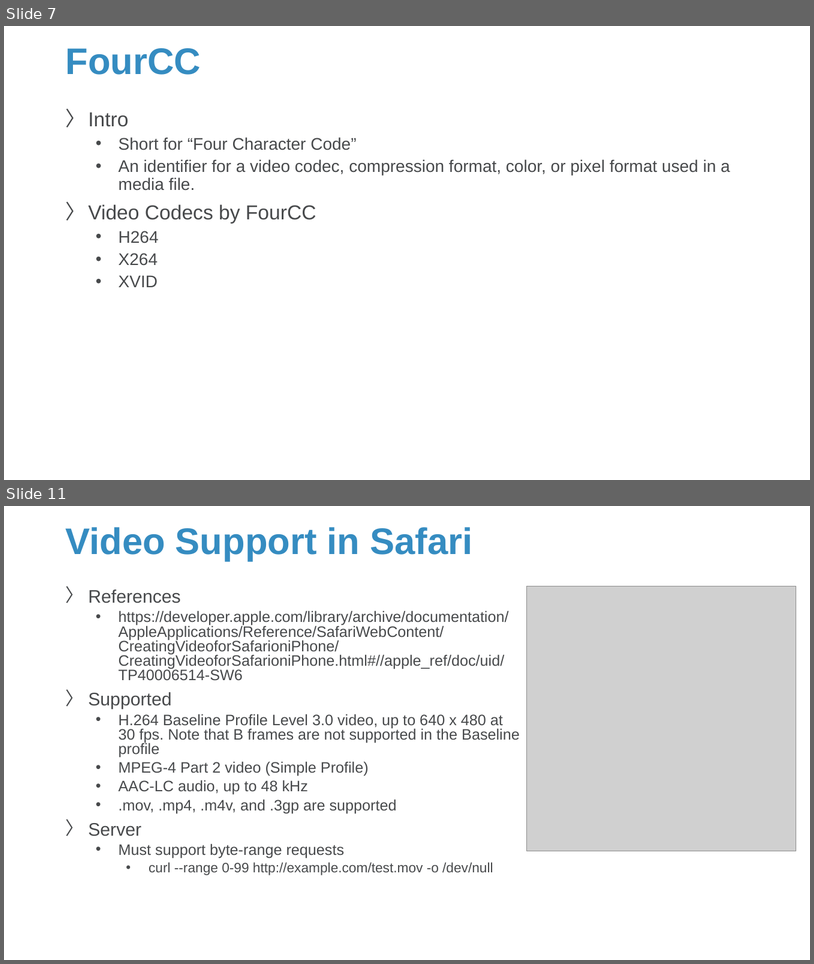
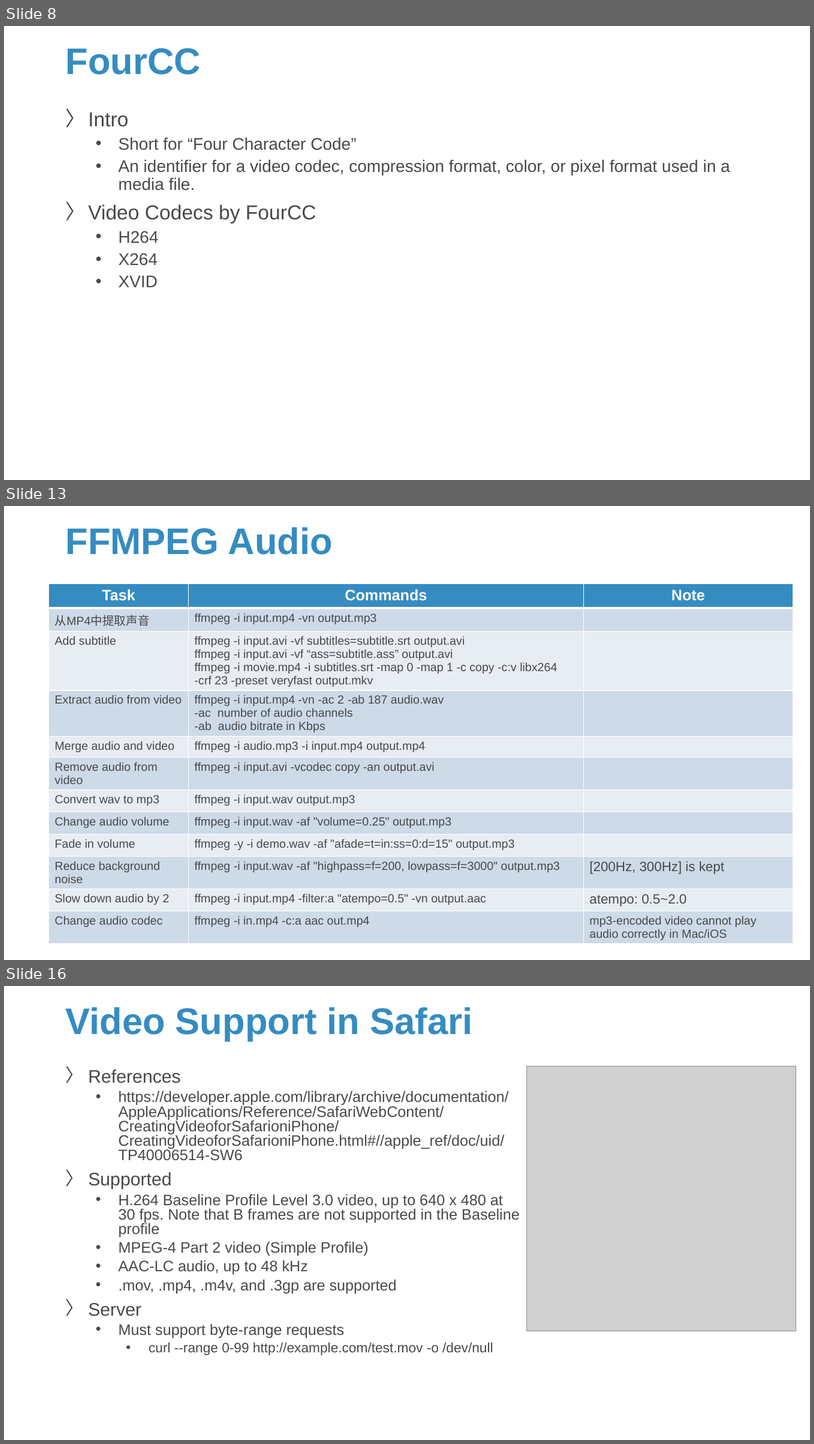
Before and after one commit to Sparks-Lu/TechNotes, a slide deck: Misc/Media-Notes.pptx. Shown one above the other, each under a label of ours: slides 7 and 11 before the commit, slides 8, 13 and 16 after it; the slides between them are not shown. The pictures are 814x964 and 814x1444 pixels, drawn with LibreOffice and Linux fonts; fonts in the diff are those of the drawing; grey boxes stand for pictures; background and template pictures are left out. Boxes give left, top, right and bottom in pixels: in the first picture for what was removed or moved away, otherwise in the second. Text is boxed around its words. In the diff, an @@ line names an element or a change of style, - is before the commit and + after.

```diff
--- a/Misc/Media-Notes.pptx
+++ b/Misc/Media-Notes.pptx
@@ slide 13 added at [4,506,810,960], background picture (left out) @@
@@ title added at [65,527,333,555], 44 pt, text #358CC1, bold @@
+FFMPEG Audio
@@ table added at [49,584,794,953], 12 rows, 3 columns @@
+Task | Commands | Note
+从MP4中提取声音 | ffmpeg -i input.mp4 -vn output.mp3 | 
+Add subtitle | ffmpeg -i input.avi -vf subtitles=subtitle.srt output.avi / ffmpeg -i input.avi -vf “ass=subtitle.ass” output.avi / ffmpeg -i movie.mp4 -i subtitles.srt -map 0 -map 1 -c copy -c:v libx264 -crf 23 -preset veryfast output.mkv | 
+Extract audio from video | ffmpeg -i input.mp4 -vn -ac 2 -ab 187 audio.wav / -ac number of audio channels / -ab audio bitrate in Kbps | 
+Merge audio and video | ffmpeg -i audio.mp3 -i input.mp4 output.mp4 | 
+Remove audio from video | ffmpeg -i input.avi -vcodec copy -an output.avi | 
+Convert wav to mp3 | ffmpeg -i input.wav output.mp3 | 
+Change audio volume | ffmpeg -i input.wav -af "volume=0.25" output.mp3 | 
+Fade in volume | ffmpeg -y -i demo.wav -af "afade=t=in:ss=0:d=15" output.mp3 | 
+Reduce background noise | ffmpeg -i input.wav -af "highpass=f=200, lowpass=f=3000" output.mp3 | [200Hz, 300Hz] is kept
+Slow down audio by 2 | ffmpeg -i input.mp4 -filter:a "atempo=0.5" -vn output.aac | atempo: 0.5~2.0
+Change audio codec | ffmpeg -i in.mp4 -c:a aac out.mp4 | mp3-encoded video cannot play audio correctly in Mac/iOS
@@ what was slide 7 is now slide 8 @@
@@ what was slide 11 is now slide 16 @@
```
Also in this commit, not shown: 3 slides changed, 4 other slides added, 3 other files.
